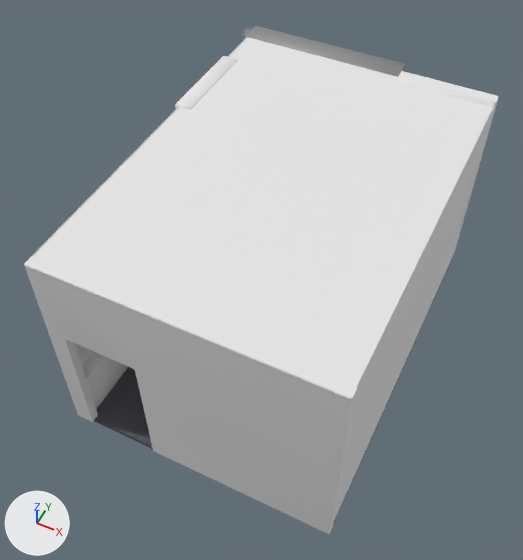
The FBX model Assets/Blender Models/container/containerTor.fbx as it was, and as the next commit left it.
Before and after are seen from a camera (50 mm lens) standing at (17.2, -21.6, 51.6) and looking at (-0.6, 13.8, 7.3). The axes (+X, +Y, +Z) are drawn at lower left. The lights are the same throughout. Where no turn or scale is listed for an object, it has been applied to the vertices. Vertices at the same position are counted once.

The older version as bpy lines, for what is in view:
```python
ob_backwalltor = bpy.data.objects.new('backWallTor', me_plane_070)
ob_backwalltor.location = (7.63, 30.04, 9.05)
ob_ceilingtor = bpy.data.objects.new('ceilingTor', me_plane_071)
ob_ceilingtor.location = (0.82, 15.55, 18.02)
ob_metaltoptor = bpy.data.objects.new('metalTopTor', me_plane_074)
ob_metaltoptor.location = (-3.4, 31.5, 17.97)
ob_middlewalltor = bpy.data.objects.new('middleWallTor', me_plane_075)
ob_middlewalltor.location = (-0.04, 0.45, 9.74)
ob_sidethingtor = bpy.data.objects.new('sideThingTor', me_plane_076)
ob_sidethingtor.location = (-9.98, 9.49, 1.92)
ob_sidewallbacktor = bpy.data.objects.new('sideWallBackTor', me_plane_077)
ob_sidewallbacktor.location = (-10.28, 16.02, 9.05)
ob_sidewalltor = bpy.data.objects.new('sideWallTor', me_plane_079)
ob_sidewalltor.location = (11.92, 15.78, 9.05)
ob_windowbacktor = bpy.data.objects.new('windowBackTor', me_plane_080)
ob_windowbacktor.location = (1.65, 32.18, 4.63)
ob_windowframe2tor = bpy.data.objects.new('windowFrame2Tor', me_plane_082)
ob_windowframe2tor.location = (1.07, 31.37, 8.67)
# also in view: 'floorTor' at (0.8, 15.5, -0.2); 'sideWallTallTor' at (-10.0, 22.8, 8.7)
```
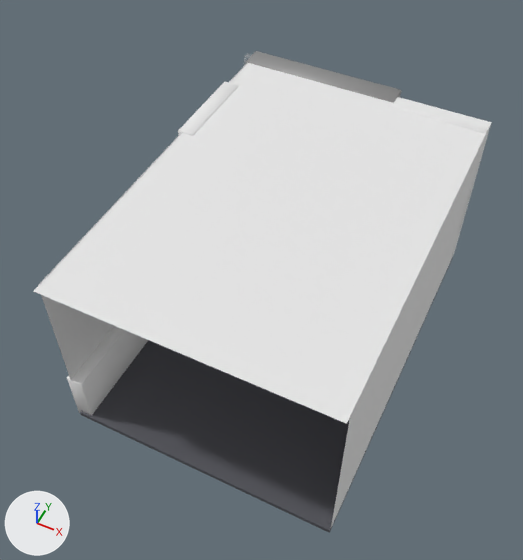
Diff of the bpy script that builds the scene:
```diff
--- a/Assets/Blender Models/container/containerTor.fbx.py
+++ b/Assets/Blender Models/container/containerTor.fbx.py
@@ me_plane_082 @@
 # used by ob_windowframe2tor; location = (1.07, 31.37, 8.67)
-me_plane_082.from_pydata(...)  # 125 vertices, 146 faces; spans x -2.7..2.7, y -0.9..0.9, z -8.7..9.4
+me_plane_082.from_pydata(...)  # 128 vertices, 150 faces; spans x -2.7..2.7, y -0.9..0.9, z -8.7..6.9
+# me_plane_082 part 5
+# 1 vertex is removed from x -1.4, y 0.0, z 8.6
+# 6 faces are deleted
+# 35 vertices in x -1.8..1.8, y -0.9..0.9, z 8.6..9.2 move by (0.0, 0.0, -2.6)
+# 12 vertices in x -2.7..2.7, y -0.9..0.9, z 9.3..9.4 move by (0.0, 0.0, -2.5)
+# 4 vertices are added at (-1.3, 0.0, 1.4), (-1.4, 0.0, 1.5), (1.3, 0.0, 1.4), (-1.4, 0.0, 6.0)
+# 10 new faces join them
 me_plane_082.materials.append(mat_torontowindowmetal)
@@ me_plane_070 @@
 me_plane_070.from_pydata(...)  # 24 vertices, 26 faces; spans x -4.3..4.3, y -0.4..0.4, z -9.0..9.0
 # used by ob_backwalltor; location = (7.63, 30.04, 9.05)
+# me_plane_070 part 3: the whole mesh is scaled about its middle by (1, 1, 0.859), then moved by (0.0, 0.0, -1.3)
 me_plane_070.materials.append(mat_container)
@@ me_plane_079 @@
 me_plane_079.from_pydata(...)  # 4 vertices, 1 face; spans x 0.0, y -15.6..15.6, z -9.0..9.0
 # used by ob_sidewalltor; location = (11.92, 15.78, 9.05)
-me_plane_079.vertices[1].co = (0.0, 15.6, 9.0)  # pixel (499, 95)
-me_plane_079.vertices[3].co = (0.0, -15.6, 9.0)  # pixel (354, 391)
+# me_plane_079 part 2
+me_plane_079.vertices[1].co = (0.0, 15.6, 6.5)  # pixel (491, 121)
+me_plane_079.vertices[3].co = (0.0, -15.6, 6.5)  # pixel (350, 416)
 me_plane_079.materials.append(mat_container)
@@ me_plane_071 @@
 me_plane_071.from_pydata(...)  # 4 vertices, 1 face; spans x -11.1..11.1, y -15.9..15.9, z 0.0
 # used by ob_ceilingtor; location = (0.82, 15.55, 18.02)
+# me_plane_071 part 7: the whole mesh is moved by (0.0, 0.0, -2.5)
 me_plane_071.materials.append(mat_container)
@@ me_plane_077 @@
 me_plane_077.from_pydata(...)  # 4 vertices, 1 face; spans x 0.0, y -15.8..15.8, z -9.0..9.0
 # used by ob_sidewallbacktor; location = (-10.28, 16.02, 9.05)
-me_plane_077.vertices[0].co = (0.0, 15.8, 9.0)  # pixel (254, 28)
-me_plane_077.vertices[2].co = (0.0, -15.8, 9.0)  # pixel (28, 258)
+# me_plane_077 part 6
+me_plane_077.vertices[0].co = (0.0, 15.8, 6.5)  # pixel (254, 54)
+me_plane_077.vertices[2].co = (0.0, -15.8, 6.5)  # pixel (37, 285)
 me_plane_077.materials.append(mat_container)
@@ me_plane_080 @@
 me_plane_080.from_pydata(...)  # 8 vertices, 6 faces; spans x -12.9..-2.9, y -0.7..0.0, z -3.9..13.2
 # used by ob_windowbacktor; location = (1.65, 32.18, 4.63)
+# me_plane_080 part 1: the whole mesh is scaled about its middle by (1, 1, 0.852), then moved by (0.0, 0.0, -1.3)
 me_plane_080.materials.append(mat_windowglass2)
@@ me_plane_074 @@
 me_plane_074.from_pydata(...)  # 24 vertices, 26 faces; spans x -7.15..7.15, y -1.06..1.06, z -0.13..0.13
 # used by ob_metaltoptor; location = (-3.4, 31.5, 17.97)
+# me_plane_074 part 4: the whole mesh is moved by (0.0, 0.0, -2.54)
 me_plane_074.materials.append(mat_torontowindowmetal_001)
@@ me_plane_078 @@
 me_plane_078.from_pydata(...)  # 24 vertices, 26 faces; spans x -0.7..0.7, y -4.0..4.0, z -9.4..9.4
 # used by ob_sidewalltalltor; location = (-9.98, 22.81, 8.74)
+# me_plane_078 part 8: the whole mesh is scaled about its middle by (1, 1, 0.864), then moved by (0.0, 0.0, -1.3)
 me_plane_078.materials.append(mat_container)
@@ ob_middlewalltor @@
-ob_middlewalltor = bpy.data.objects.new('middleWallTor', me_plane_075)
-ob_middlewalltor.location = (-0.04, 0.45, 9.74)
```

Location of each change, (x1, y1, x2, y2) in pixels of the pictures (523 x 560 px; the box of a moved part takes in the faces that stretch with it):
'ceilingTor', mesh moved: before (25, 37, 499, 399); after (33, 63, 491, 424)
'middleWallTor', deleted: before (24, 256, 357, 534)
'metalTopTor', mesh moved: before (245, 26, 406, 75); after (246, 51, 402, 101)
'sideWallBackTor', reshaped: before (32, 36, 248, 365); after (38, 62, 248, 379)
'sideWallTallTor', mesh rescaled: before (175, 56, 238, 109); after (178, 82, 239, 136)
'backWallTor', mesh rescaled (15% shorter): before (391, 76, 495, 259); after (387, 102, 487, 258)
'windowFrame2Tor', reshaped: before (339, 60, 405, 77); after (337, 86, 401, 103)
'windowBackTor', mesh rescaled: before (243, 28, 252, 40); after (244, 53, 251, 65)
part 2 of me_plane_079, moved or reshaped: before (334, 97, 499, 520); after (331, 122, 492, 527)
'floorTor', unchanged, uncovered by the edit: before (94, 257, 453, 522); after (80, 257, 453, 533)
